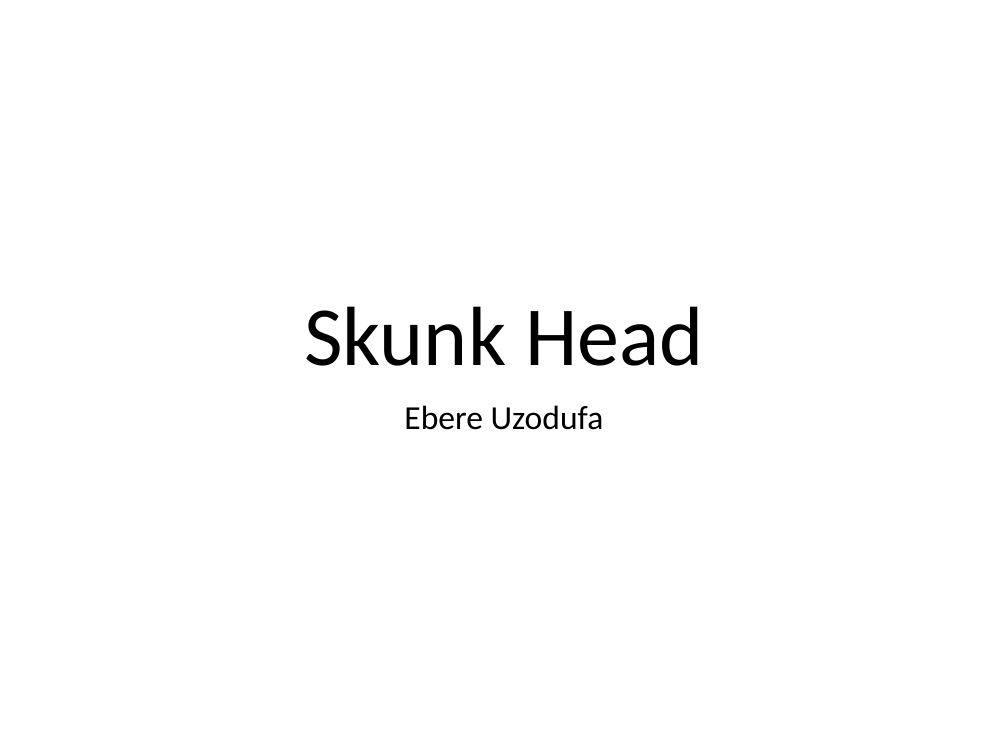
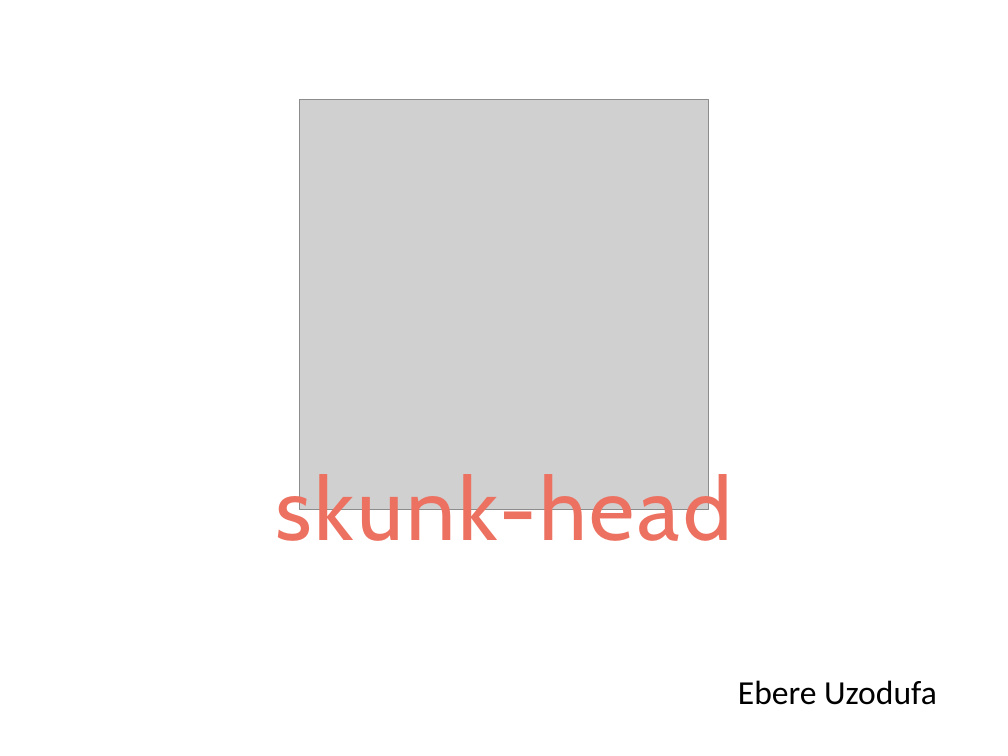
Before and after one commit to EbereUzodufa/SkunkHead, a slide deck: slide 1 of Skunk Head/Skunk Head.pptx. Drawn at 1008x756 pixels with LibreOffice and Linux fonts; fonts in the diff are those of the drawing; grey boxes stand for pictures. Boxes give left, top, right and bottom in pixels: in the first picture for what was removed or moved away, otherwise in the second. Text is boxed around its words. In the diff, an @@ line names an element or a change of style, - is before the commit and + after.

```diff
--- a/Skunk Head/Skunk Head.pptx
+++ b/Skunk Head/Skunk Head.pptx
@@ picture added at box(300, 99, 709, 509) @@
@@ text "skunk-head" at box(275, 465, 731, 559): vertical alignment bottom to top @@
@@ text at box(275, 465, 731, 559): text changed; size 84 to 88 pt; font Calibri to Cabin; text colour #000000 to #ED7161 @@
-Skunk Head
+skunk-head
@@ subtitle "Ebere Uzodufa": place and size @@
-subtitle "Ebere Uzodufa" at box(404, 405, 604, 430)
+subtitle "Ebere Uzodufa" at box(738, 680, 937, 705)
@@ subtitle "Ebere Uzodufa" at box(738, 680, 937, 705): alignment centre to right @@
```
Also in this commit, not shown: 2 slides added, 1 other file.
